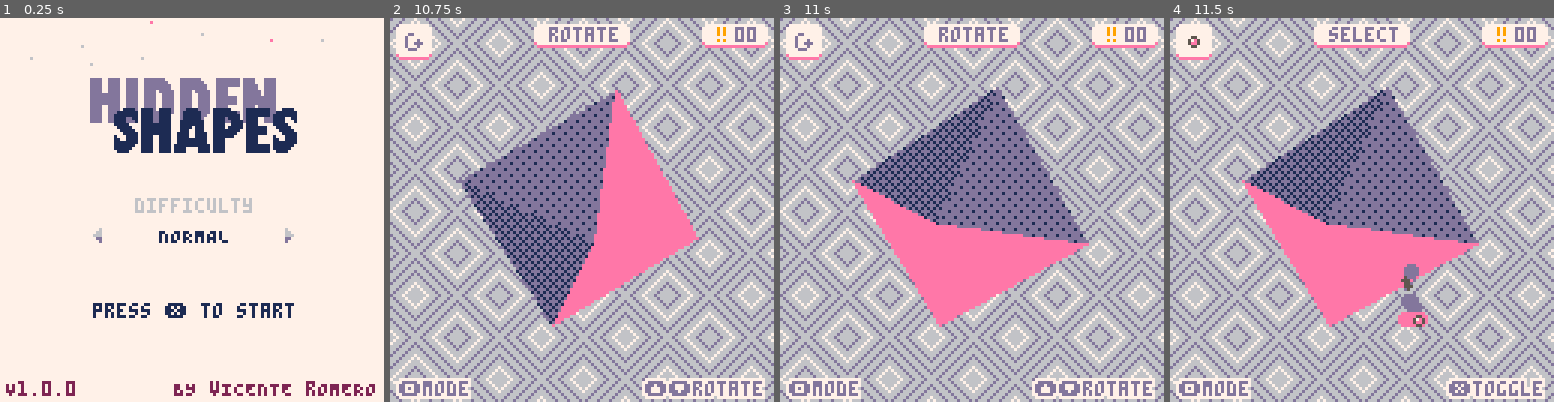
Above: before the commit, frames 1-4 (left to right).
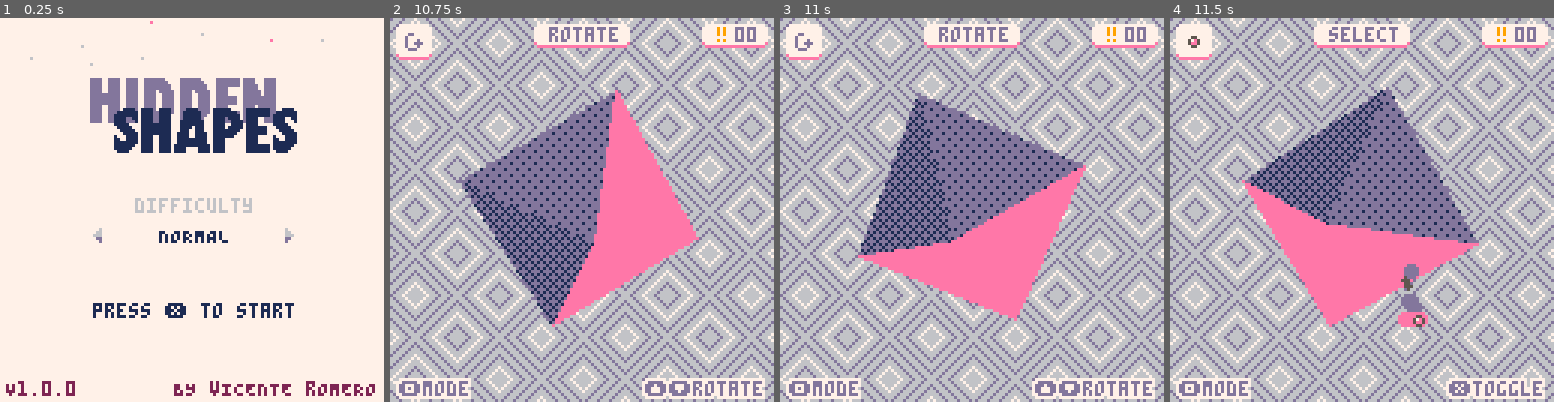
Above: after the commit, the same moments.

Repository: vteromero/hidden-shapes
Game: PICO-8 cartridge hiddenshapes.p8
The game is run twice, just before and just after one commit, with the same random seed, the same clock (stepped at 60 frames per second) and the same inputs.
Inputs:
- Up to frame 1 (0.25 s): no input
- Up to frame 2 (10.75 s): tap O (Z key) at 0.33, 0.7, 1.43, 2.22, 3.1, 3.98, 4.87, 5.75, 6.63, 7.52, 8.4, 9.28, 10.17 s; tap X (X key) at 1.07, 2.07, 2.4, 2.73, 3.07, 3.4, 3.73, 4.07, 4.4, 4.73, 5.07, 5.4, 5.73, 6.07, 6.4, 6.73, 7.07, 7.4, 7.73, 8.07, 8.4, 8.73, 9.07, 9.4, 9.73, 10.07, 10.4, 10.73 s; hold Left 1.97-2.37 s; hold Down 2.42-2.82 s; hold Right 2.87-3.53 s; hold Up 3.58-4.08 s; hold Right 4.13-4.53 s; hold Down 4.58-5.08 s; hold Left 5.13-5.8 s; hold Up 5.85-6.18 s; hold Left 6.23-6.63 s; hold Down 6.68-7.08 s; hold Right 7.13-7.8 s; hold Up 7.85-8.35 s; hold Right 8.4-8.8 s; hold Down 8.85-9.35 s; hold Left 9.4-10.07 s; hold Up 10.12-10.45 s; hold Left from 10.5 s (still down)
- Up to frame 3 (11 s): release Left at 10.9 s; hold Down from 10.95 s (still down)
- Up to frame 4 (11.5 s): tap O (Z key) at 11.05 s; tap X (X key) at 11.07, 11.4 s; release Down at 11.35 s; hold Right from 11.4 s (still down)

Frames 1-2 are identical in both runs. In frame 3, 11% of the frame differs, in the area x 18-81%, y 17-81%; in frame 4, nothing differs.

Commit message:
smooth rotate & scale

Diff:
--- a/level.lua
+++ b/level.lua
@@ -233,30 +233,48 @@
 function init_lvlscale()
   init_hud(2,"scale","🅾️mode","⬆️⬇️scale")
   xbtn=btn_handler(5,noop,check_goal)
+  scmage,scage,scf0,scf1,scpts=10,0,0,0,{}
 end
 
 function update_lvlscale()
   timer=inc_timer(timer)
-  if btnp(2) then
-    scale_index=min(scale_index+1,#scale_values)
+  if btnp(2) and scale_index<#scale_values then
+    start_scani(scale_values[scale_index],scale_values[scale_index+1])
+    scale_index+=1
     update_points()
   end
-  if btnp(3) then
-    scale_index=max(scale_index-1,1)
+  if btnp(3) and scale_index>1 then
+    start_scani(scale_values[scale_index],scale_values[scale_index-1])
+    scale_index-=1
     update_points()
   end
   if btnp(4) then
     set_mode("lvlrotate")
   end
   update_btn(xbtn)
+  update_scani()
   update_hud()
   update_background()
 end
 
 function draw_lvlscale()
   draw_background()
-  draw_triangles()
+  draw_triangles(scage>0 and scpts or points)
   draw_hud(xbtn)
+end
+
+function start_scani(f0,f1)
+  scage,scf0,scf1=scmage,f0,f1
+  scpts=transform_points(initial_points,rotate_values[rotate_index],f0)
+end
+
+function update_scani()
+  if scage>0 then
+    scage-=1
+    local t=(scmage-scage)/scmage
+    local f=lerp(scf0,scf1,easeoutquart(t))
+    scpts=transform_points(initial_points,rotate_values[rotate_index],f)
+  end
 end
 
 -----------------
@@ -265,17 +283,17 @@
 function init_lvlrotate()
   init_hud(3,"rotate","🅾️mode","⬆️⬇️rotate")
   xbtn=btn_handler(5,noop,check_goal)
+  rotmage,rotage,rotang0,rotang1,rotpts=10,0,0,0,{}
 end
 
 function update_lvlrotate()
   timer=inc_timer(timer)
-  if btnp(2) then
-    rotate_index=rotir(rotate_index,#rotate_values)
+  if btnp(2) or btnp(3) then
+    local previdx=rotate_index
+    local rotifn=btnp(2) and rotir or rotil
+    rotate_index=rotifn(rotate_index,#rotate_values)
     update_points()
-  end
-  if btnp(3) then
-    rotate_index=rotil(rotate_index,#rotate_values)
-    update_points()
+    start_rotani(rotate_values[previdx],rotate_values[rotate_index],btnp(2))
   end
   if btnp(4) then
     if can_move() then
@@ -285,19 +303,39 @@
     end
   end
   update_btn(xbtn)
+  update_rotani()
   update_hud()
   update_background()
 end
 
 function draw_lvlrotate()
   draw_background()
-  draw_triangles()
+  draw_triangles(rotage>0 and rotpts or points)
   draw_hud(xbtn)
 end
 
 function can_move()
   local w,h=world.x1-world.x0+1,world.y1-world.y0+1
   return w>128 or h>128
+end
+
+function start_rotani(ang0,ang1,isup)
+  rotage=rotmage
+  if isup then
+    rotang0,rotang1=ang0,ang1<ang0 and ang1+1 or ang1
+  else
+    rotang0,rotang1=ang0<ang1 and ang0+1 or ang0,ang1
+  end
+  rotpts=transform_points(initial_points,ang0,scale_values[scale_index])
+end
+
+function update_rotani()
+  if rotage>0 then
+    rotage-=1
+    local t=(rotmage-rotage)/rotmage
+    local ang=lerp(rotang0,rotang1,easeoutquart(t))
+    rotpts=transform_points(initial_points,ang,scale_values[scale_index])
+  end
 end
 
 ---------------
@@ -540,10 +578,10 @@
   return points[tri.points[1]],points[tri.points[2]],points[tri.points[3]]
 end
 
-function draw_triangles()
+function draw_triangles(pts)
   local wx,wy=world.x,world.y
   for tr in all(triangles) do
-    local p1,p2,p3=get_tripoints(tr, points)
+    local p1,p2,p3=get_tripoints(tr, pts or points)
     if tr.selected then
       trifill(p1.x-wx,p1.y-wy,p2.x-wx,p2.y-wy,p3.x-wx,p3.y-wy,colors.ptr)
     else
